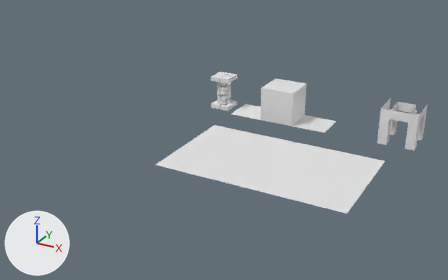
Before and after pictures for a commit that changed the Blender file art_src/blends/grid.blend.
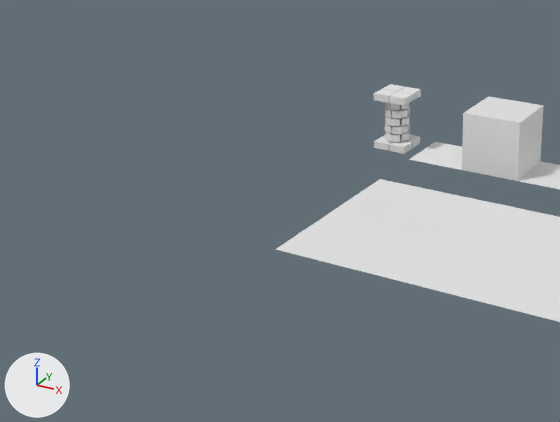
Each version appears first whole from a 50 mm camera at (26.6, -26.0, 12.7) aimed at (11.2, 1.9, -1.3), and next in a close-up on the part from 0% to 70% of the width and 9% to 94% of the height. Arrows for +X, +Y and +Z are at lower left; the lights stay in place.

The older version as bpy lines, for what is in view:
```python
me_cube = bpy.data.meshes.new('Cube')
me_cube.from_pydata(...)  # a box spanning x -1.0..1.0, y -1.0..1.0, z -1.0..1.0
me_cube_004 = bpy.data.meshes.new('Cube.004')
me_cube_004.from_pydata(...)  # 81 vertices, 64 faces; spans x -1.0..1.0, y -1.0..1.0, z -1.0
me_cube_004.materials.append(mat_wireframe)  # white #e7e7e7
me_cube_005 = bpy.data.meshes.new('Cube.005')
me_cube_005.from_pydata(...)  # 224 vertices, 168 faces; spans x -2.4..2.4, y -2.4..2.4, z -4.0..4.0
me_cube_005.materials.append(mat_material_001)  # white #e7e7e7
ob_cube = bpy.data.objects.new('Cube', me_cube)
ob_cube.location = (13.0, 6.0, 0.0)
ob_cube_003 = bpy.data.objects.new('Cube.003', me_cube_004)
ob_cube_003.location = (11.0, 6.0, 0.0)
ob_cube_005 = bpy.data.objects.new('Cube.005', me_cube_005)
ob_cube_005.location = (9.0, 6.0, 0.0)
ob_cube_005.scale = (0.25, 0.25, 0.25)
# also in view: 'Plane.001' at (15.0, 6.0, -1.0); 'Plane' at (15.0, 0.0, -1.0)
```
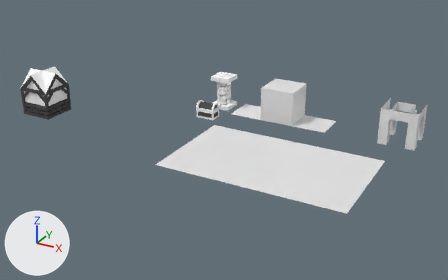
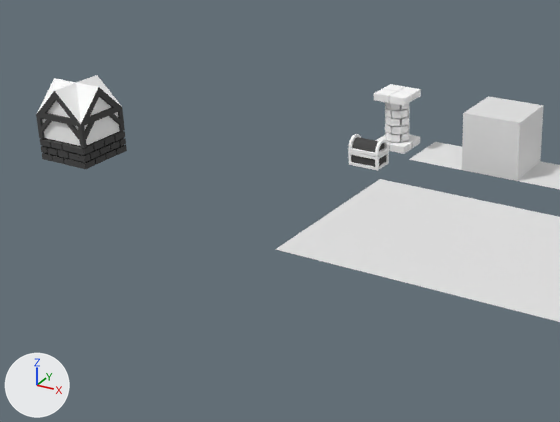
Commit message: Blend update for chest and house

The change in detail:
Material 'LightMat' (mat_lightmat) is new.
Its base color is (1.0, 1.0, 1.0) (white #ffffff).
Material 'DarkMat' (mat_darkmat) is new.
Its base color is (0.0813, 0.0813, 0.0813) (dark grey #515151).
me_cube_005 has 224 vertices, 168 faces and spans x -2.4..2.4, y -2.4..2.4, z -4.0..4.0.
me_cube_005 no longer uses material mat_material_001 (white #e7e7e7).
me_cube_005 now uses material mat_lightmat (white #ffffff).
Mesh me_cube_007 is new.
It has 120 vertices, 128 faces and spans x -0.404..0.404, y -0.275..0.265, z -0.002..0.683.
Faces by material slot: [108, 20].
It uses material mat_lightmat (white #ffffff).
It uses material mat_darkmat (dark grey #515151).
Mesh me_cube_009 is new.
It has 423 vertices, 305 faces and spans x -1.0..1.0, y -1.0..1.0, z -1.0..1.6.
Faces by material slot: [14, 291].
It uses material mat_lightmat (white #ffffff).
It uses material mat_darkmat (dark grey #515151).
Object 'Chest.001' (ob_chest_001) is new; it shows me_cube_007.
Its location is (9.0, 4.0, -1.0).
Its scale is (1.4, 1.4, 1.4).
Object 'House' (ob_house) is new; it shows me_cube_009.
Its location is (0.0, 0.0, 0.0).

Where the change shows, as pixel boxes [x1, y1, x2, y2] in the close-ups (560 x 422 px):
'House', added: after [36, 75, 127, 169]
    faces in mat_darkmat (dark grey #515151): [36, 87, 127, 169]
    faces in mat_lightmat (white #ffffff): [37, 75, 121, 146]
'Cube.005', recoloured (grey to white): [374, 84, 421, 154] in both
'Chest.001', added: after [348, 134, 389, 171]
    faces in mat_lightmat (white #ffffff): [348, 134, 389, 171]
    faces in mat_darkmat (dark grey #515151): [351, 137, 386, 167]
